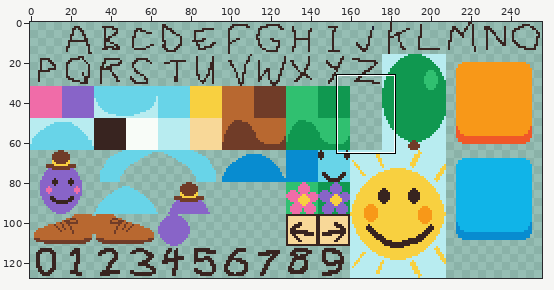
Pixel-art file: img/tileset.aseprite. The picture above shows the old version from afar; the outline marks the close-up.
Close-up. As it was:
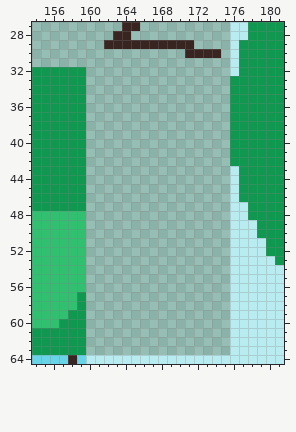
256x128 pixels, 1 frame. Shown: x 154..181, y 27..64.
The result:
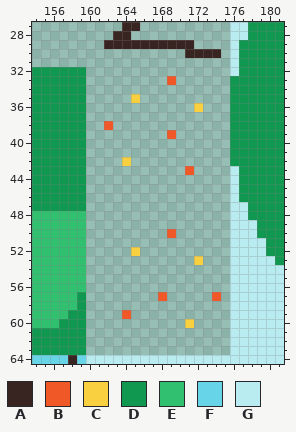
Palette (. is transparent): A #382420  B #f05828  C #f8d040  D #109850  E #30c070  F #68d4e8  G #b8ecf0
The author wrote: Add firework graphics to the tileset
Changes in this commit:
Layer "Layer":
Colour B is added in row 33 at x 169; in row 38 at x 162; in row 39 at x 169; in row 43 at x 171; in row 50 at x 169; in row 57 at x 168 and 174.
Colour B is added in row 59 at x 164.
Colour C is added in row 35 at x 165; in row 36 at x 172; in row 42 at x 164; in row 52 at x 165; in row 53 at x 172; in row 60 at x 171.
Boxes around the changes in both close-ups, in picture pixels (x1, y1, x2, y2):
added: (167, 76, 203, 175)
added: (104, 94, 140, 130)
added: (122, 157, 131, 166)
added: (167, 229, 203, 265)
added: (131, 247, 140, 256)
added: (122, 292, 221, 328)
